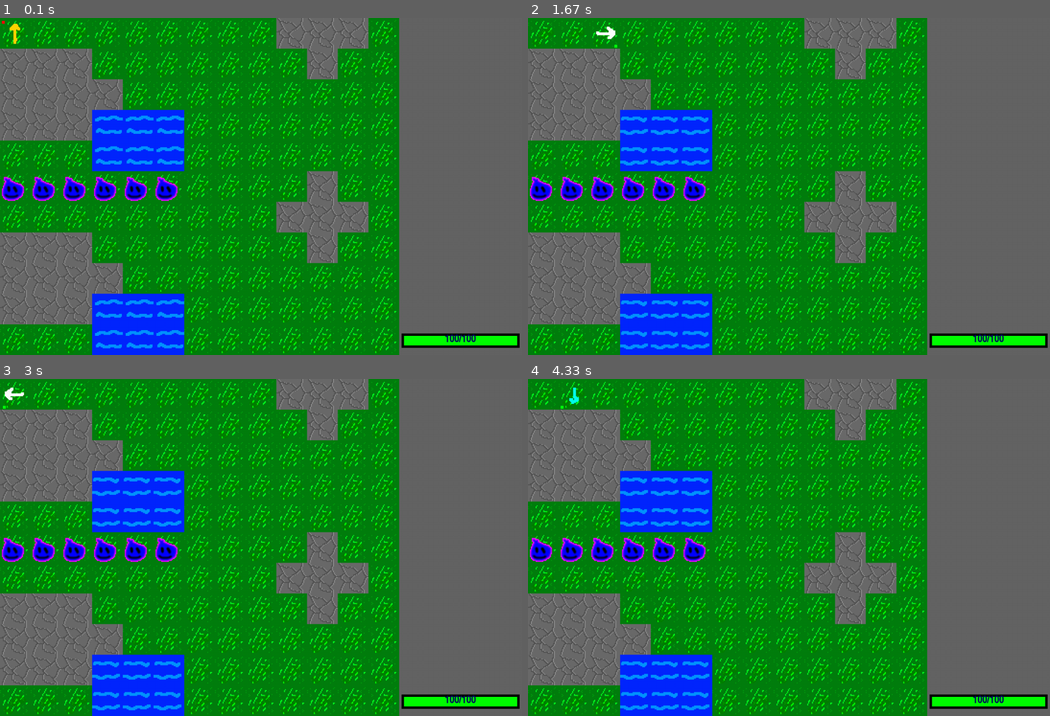
Above: before the commit, frames 1-4 (two rows, left to right).
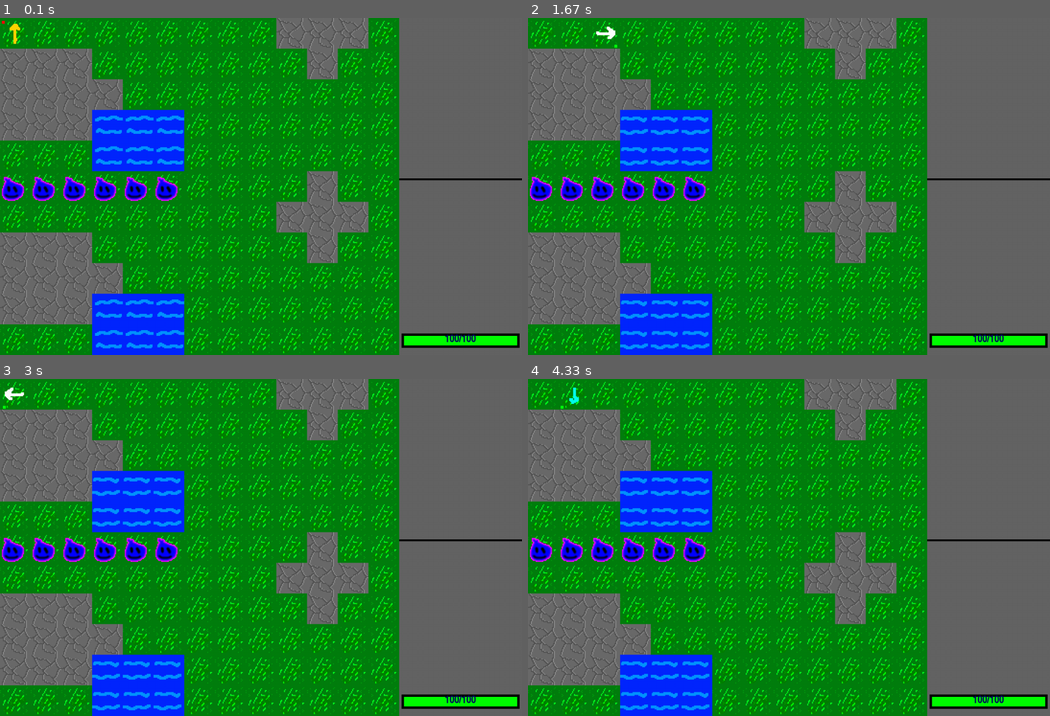
Above: after the commit, the same moments.

Repository: MaundyMoo/Coursework
Game: pygame game, started from Main.py
Two runs of this game, one before a commit and one after it. Both use one fixed random seed, a clock stepped at 60 frames per second and the inputs below.
Inputs:
- Up to frame 1 (0.1 s): no input
- Up to frame 2 (1.67 s): hold Right 0.33-0.8 s; hold Up 0.83-1.13 s; hold Right 1.17-1.63 s
- Up to frame 3 (3 s): hold Left 1.67-2.2 s; hold Down 2.23-2.53 s; hold Left 2.57-2.97 s
- Up to frame 4 (4.33 s): hold Up 3-3.37 s; hold Right 3.4-4.03 s; hold Down from 4.07 s (still down)

The runs differ from the first frame. In frame 1, 0.2% of the frame differs, in the area x 76-100%, y 47-49%; in frame 2, 0.2%; in frame 3, 0.2%; in frame 4, 0.2%.

Commit message:
Logger finished

Diff:
--- a/Logger.py
+++ b/Logger.py
@@ -13,7 +13,7 @@
         self.playerHealth: int = 1
 
         self.log: list = []
-        self.logLength: int = 20
+        self.logLength: int = 15
 
         #Attributes for the health bar
         self.Font = pygame.font.SysFont("Impact", 20)
@@ -33,6 +33,7 @@
     def Render(self, screen):
         #draw.rect(screen, (r,g,b), (posX, posY, width, height))
         pygame.draw.rect(screen, (100,100,100), (self.position, 0, self.width, self.height))
+        pygame.draw.rect(screen, (0, 0, 0), (self.position, self.Font.get_height() * self.logLength + self.textOffset, self.width, 4))
         # Draws three rectangles for the health bar, Health bar in green, back in red, and border in black
         # Border
         pygame.draw.rect(screen, (0, 0, 0), (self.position + self.healthX - self.healthOffset / 2, self.healthY - self.healthOffset / 2,
Empty file added: Pathfinding.py
